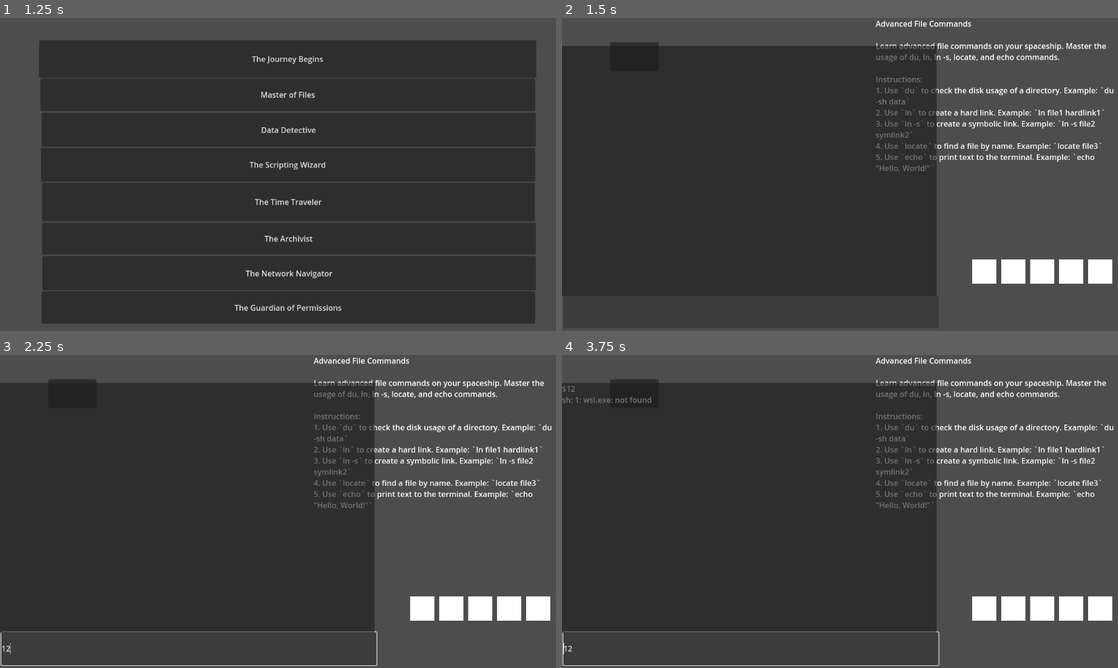
Above: before the commit, frames 1-4 (two rows, left to right).
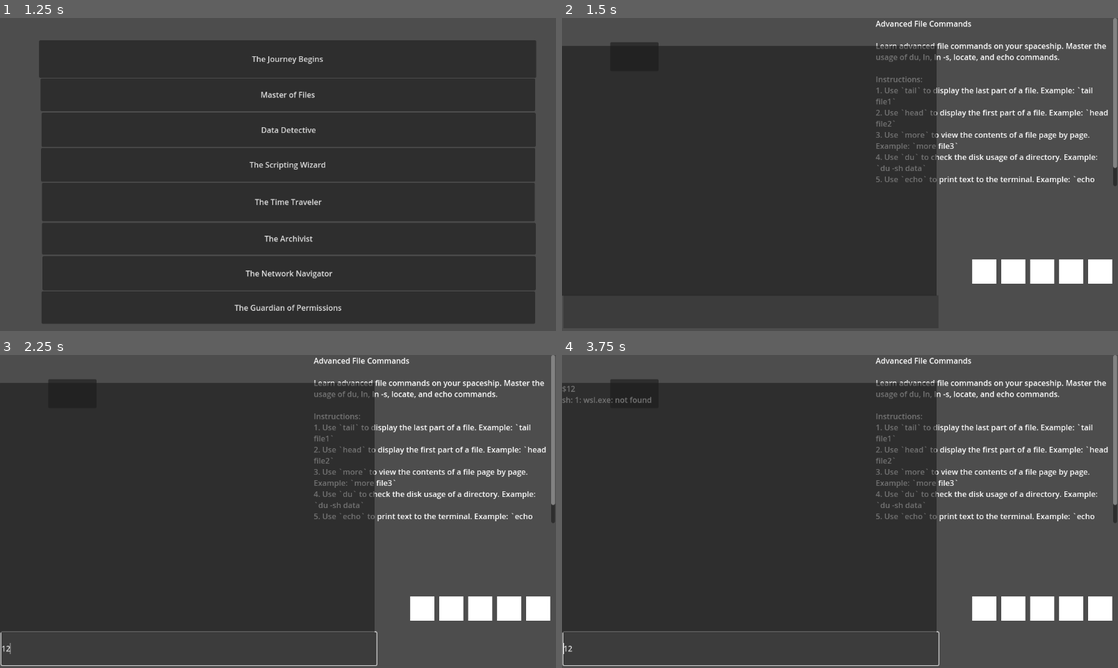
Above: after the commit, the same moments.

Repository: Pradeepaa001/Essentials
Game: Godot game, scene res://Scenes/main.tscn
Same seed, same stepped clock (60 frames per second), same inputs: the game is played once before the commit and once after it.
Inputs (mouse positions are in pixels of both pictures, inside the frame that each line leads up to):
- Up to frame 1 (1.25 s): click "LEVELS" at 0.5 s
- Up to frame 2 (1.5 s): click "The Time Traveler" at 1.25 s
- Up to frame 3 (2.25 s): click (189, 649) at 2.02 s; type "12" at 2.1 s
- Up to frame 4 (3.75 s): click (634, 392) at 2.75 s; tap Enter (ui_accept) at 3.5 s; hold Up (ui_up) from 3.53 s (still down)

Frame 1 is identical in both runs. In frame 2, 2.9% of the frame differs, in the area x 56-100%, y 0-54%; in frame 3, 2.9%; in frame 4, 2.9%.

Commit message:
level 5 added

Diff:
--- a/Scripts/level5.gd
+++ b/Scripts/level5.gd
@@ -5,10 +5,10 @@
 Learn advanced file commands on your spaceship. Master the usage of du, ln, ln -s, locate, and echo commands.
 
 Instructions:
-1. Use `du` to check the disk usage of a directory. Example: `du -sh data`
-2. Use `ln` to create a hard link. Example: `ln file1 hardlink1`
-3. Use `ln -s` to create a symbolic link. Example: `ln -s file2 symlink2`
-4. Use `locate` to find a file by name. Example: `locate file3`
+1. Use `tail` to display the last part of a file. Example: `tail file1`
+2. Use `head` to display the first part of a file. Example: `head file2`
+3. Use `more` to view the contents of a file page by page. Example: `more file3`
+4. Use `du` to check the disk usage of a directory. Example: `du -sh data`
 5. Use `echo` to print text to the terminal. Example: `echo "Hello, World!"`
 """
 
